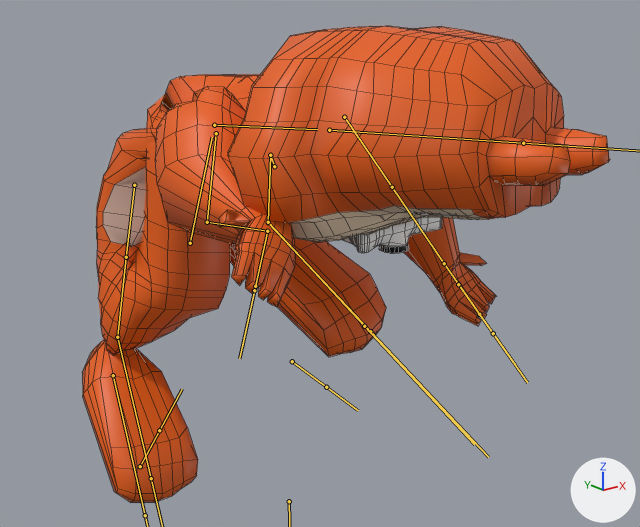
One commit to the FBX model Assets/models/dale7.fbx: the scene before it, then after it.
One viewpoint serves both versions: a camera (50 mm lens) standing at (-2.17, -3.25, 2.12) and looking at (-0.09, -0.65, 1.08). Every picture has the same lights, and +X, +Y and +Z are marked at lower right. Both versions are drawn at frame 42 of the action 'Armature|climbWall'; the numbers are the values there. The bones that bend it are drawn over the model as lines. Mesh edges are drawn as thin lines.
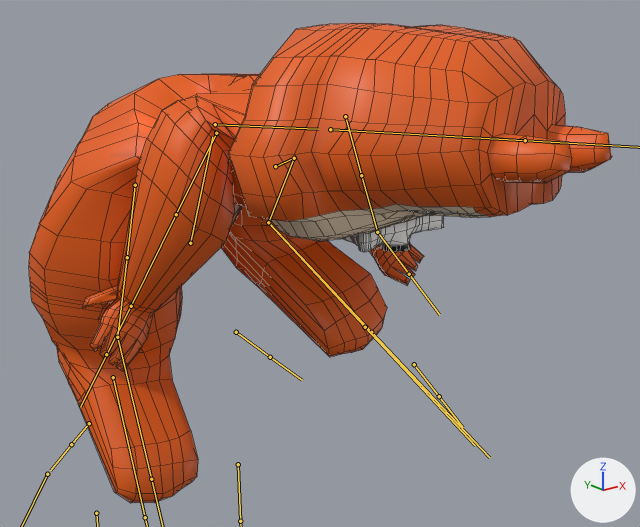
The change in detail:
Bone 'upperArm.L' (bone_upperarm_l) turns from (136, -21, -55) to (107, -36, -76) degrees about its own x, y and z.
Bone 'palm.L' (bone_palm_l) turns from (17, 29, 1) to (57, 37, 18) degrees about its own x, y and z.
Bone 'upperArm.R' (bone_upperarm_r) turns from (70, 7, 100) to (33, 40, 91) degrees about its own x, y and z.
Bone 'forearm.R' (bone_forearm_r) turns from (37, -13, 36) to (-10, -1, -10) degrees about its own x, y and z.
Bone 'palm.R' (bone_palm_r) turns from (28, 13, -46) to (-10, 12, 46) degrees about its own x, y and z.
Bone 'thigh.L' (bone_thigh_l) turns from (35, -14, 110) to (20, -13, 107) degrees about its own x, y and z.
Bone 'feet.L' (bone_feet_l) turns from (-55, -12, -15) to (-48, 2, -17) degrees about its own x, y and z.
Bone 'thigh.R' (bone_thigh_r) turns from (15, 171, -15) to (-20, 42, -31) degrees about its own x, y and z.
Bone 'feet.R' (bone_feet_r) turns from (-168, -44, 15) to (-9, -29, -43) degrees about its own x, y and z.

What differs and where, as boxes [x1, y1, x2, y2] in the pictures (640 x 527 px):
'Cube', posed (10% wider): before [82, 26, 610, 503]; after [29, 23, 612, 503]
bone 'upperArm.L', root to tip: before (344, 117) to (392, 187); after (345, 116) to (361, 175)
bone 'palm.L', root to tip: before (444, 263) to (479, 314); after (377, 232) to (409, 274)
bone 'upperArm.R', root to tip: before (216, 133) to (207, 222); after (216, 133) to (176, 214)
bone 'forearm.R', root to tip: before (207, 222) to (267, 231); after (176, 214) to (131, 306)
bone 'palm.R', root to tip: before (267, 231) to (255, 286); after (131, 306) to (106, 354)
bone 'thigh.L', root to tip: before (274, 166) to (270, 155); after (275, 166) to (294, 158)
bone 'feet.L', root to tip: before (268, 222) to (370, 331); after (268, 222) to (371, 332)
bone 'thigh.R', root to tip: before (134, 185) to (126, 257); after (135, 185) to (127, 257)
bone 'feet.R', root to tip: before (117, 337) to (151, 478); after (117, 337) to (151, 479)
